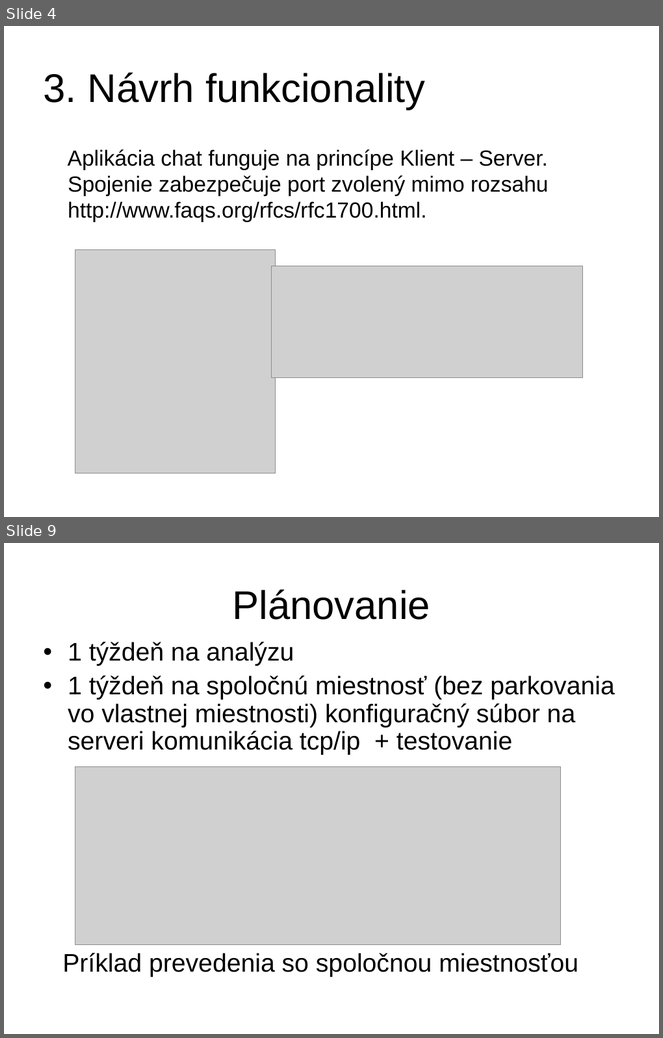
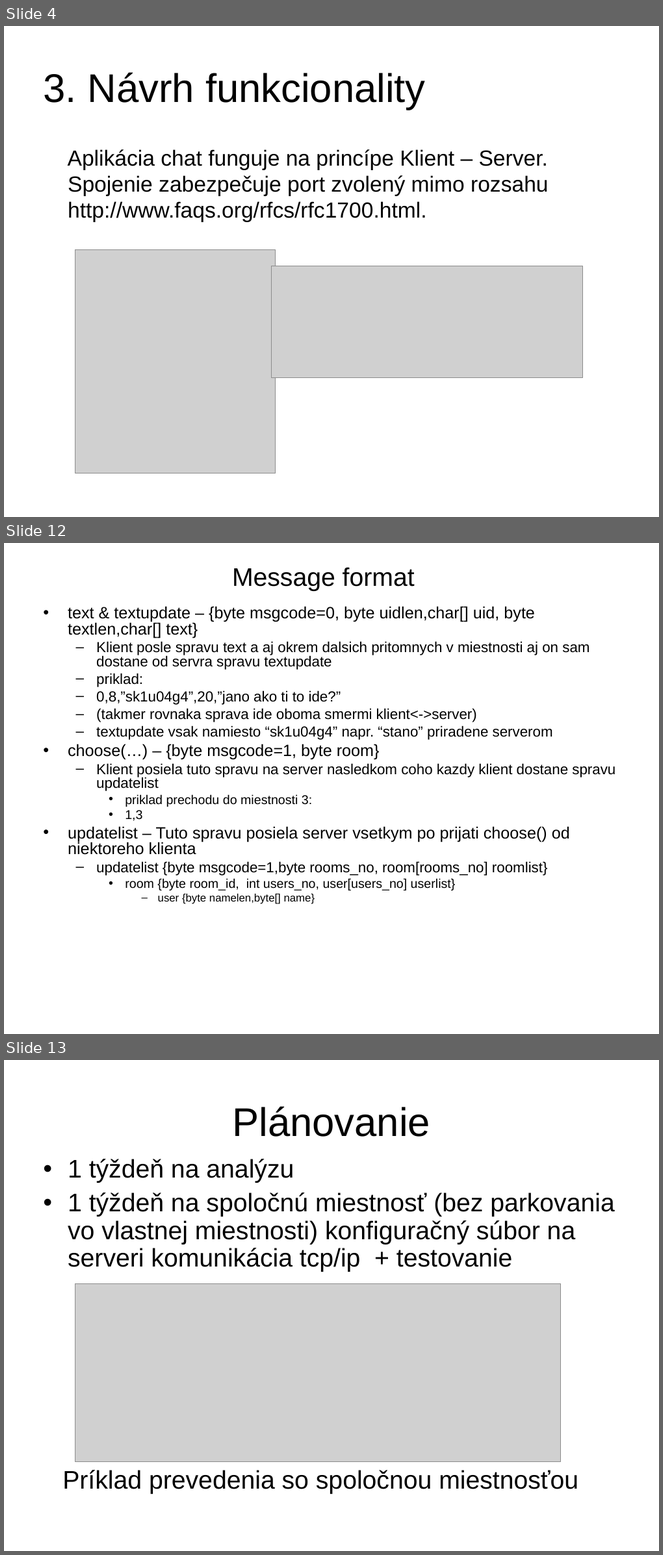
Before and after one commit to estamina/roomers, a slide deck: doc/chat.stano.ppt. Shown one above the other, each under a label of ours: slides 4 and 9 before the commit, slides 4, 12 and 13 after it; the slides between them are not shown. The pictures are 663x1038 and 663x1555 pixels, drawn with LibreOffice and Linux fonts; fonts in the diff are those of the drawing; grey boxes stand for pictures; background and template pictures are left out. Boxes give left, top, right and bottom in pixels: in the first picture for what was removed or moved away, otherwise in the second. Text is boxed around its words. In the diff, an @@ line names an element or a change of style, - is before the commit and + after.

```diff
--- a/doc/chat.stano.ppt
+++ b/doc/chat.stano.ppt
@@ slide 12 added at bbox=[4, 543, 659, 1034], background #FFFFFF @@
@@ title added at bbox=[232, 567, 415, 591], 28 pt, text #000000 @@
+Message format
@@ text added at bbox=[68, 606, 616, 904], 16 pt, text #000000 @@
+• text & textupdate – {byte msgcode=0, byte uidlen,char[] uid, byte textlen,char[] text}
+  – Klient posle spravu text a aj okrem dalsich pritomnych v miestnosti aj on sam dostane od servra spravu textupdate
+  – priklad:
+  – 0,8,”sk1u04g4”,20,”jano ako ti to ide?”
+  – (takmer rovnaka sprava ide oboma smermi klient<->server)
+  – textupdate vsak namiesto “sk1u04g4” napr. “stano” priradene serverom
+• choose(…) – {byte msgcode=1, byte room}
+  – Klient posiela tuto spravu na server nasledkom coho kazdy klient dostane spravu updatelist
+    • priklad prechodu do miestnosti 3:
+    • 1,3
+• updatelist – Tuto spravu posiela server vsetkym po prijati choose() od niektoreho klienta
+  – updatelist {byte msgcode=1,byte rooms_no, room[rooms_no] roomlist}
+    • room {byte room_id, int users_no, user[users_no] userlist}
+      – user {byte namelen,byte[] name}
@@ what was slide 9 is now slide 13 @@
```
Also in this commit, not shown: 5 slides changed, 3 other slides added, 1 other file.
